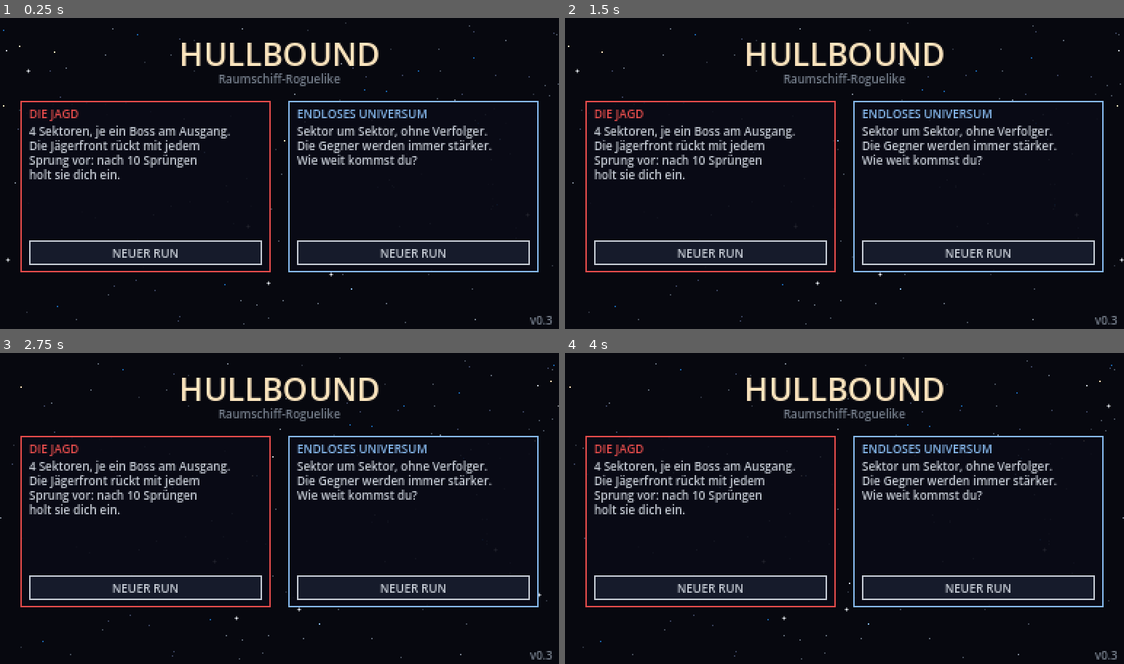
Above: before the commit, frames 1-4 (two rows, left to right).
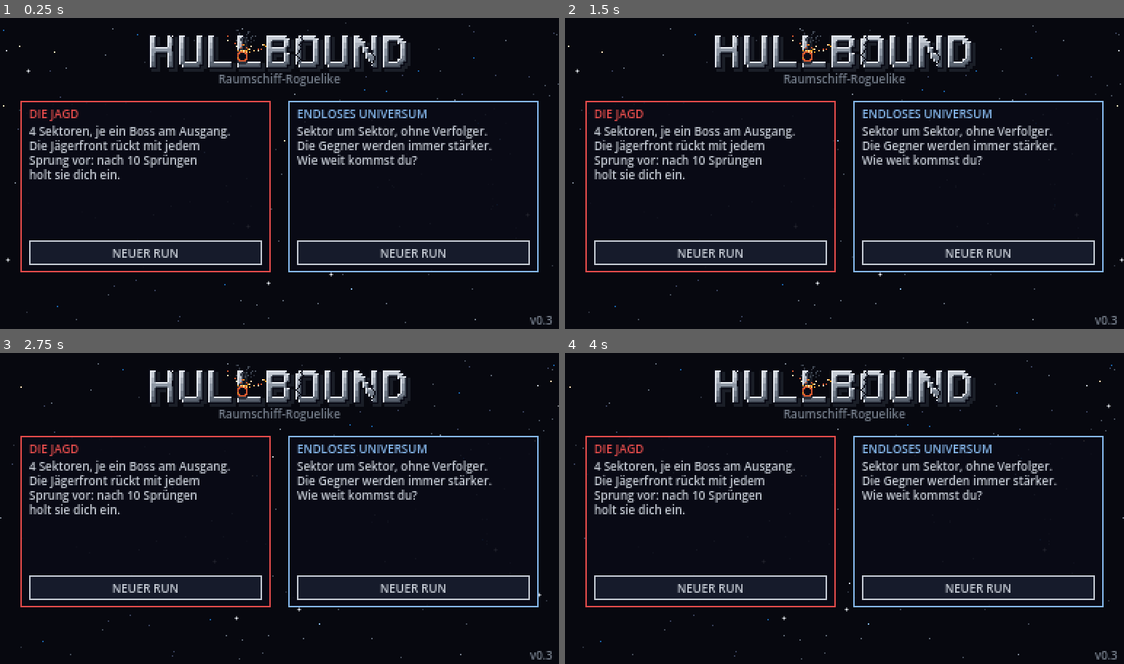
Above: after the commit, the same moments.

Repository: fkroczak/Driftline
Game: Godot game, scene res://scenes/title.tscn
Two runs of this game, one before a commit and one after it. Both use one fixed random seed, a clock stepped at 60 frames per second and the inputs below.
Inputs (mouse positions are in pixels of both pictures, inside the frame that each line leads up to):
- Up to frame 1 (0.25 s): no input
- Up to frame 2 (1.5 s): tap Enter at 0.5 s; drag from (844, 173) to (900, 105) at 0.52 s; drag from (732, 189) to (816, 235) at 1.27 s
- Up to frame 3 (2.75 s): move the mouse to (335, 440) at 2.02 s; click (335, 440) at 2.17 s
- Up to frame 4 (4 s): drag from (816, 570) to (676, 461) at 2.77 s; move the mouse to (1012, 555) at 3.52 s; click (1012, 555) at 3.67 s; tap Space at 3.77 s

The runs differ from the first frame. In frame 1, 2.9% of the frame differs, in the area x 26-73%, y 3-17%; in frame 2, 2.9%; in frame 3, 2.9%; in frame 4, 2.9%, in the area x 26-73%, y 3-18%.

Commit message:
Hauptmenü zeigt das neue Pixel-Logo statt des Text-Titels
Co-Authored-By: Claude Opus 5.5 <noreply@anthropic.com>
Claude-Session: https://claude.ai/code/session_01U2KC5noQvKy2afyuxDzj3V

Diff:
--- a/game/scripts/title_screen.gd
+++ b/game/scripts/title_screen.gd
@@ -3,7 +3,7 @@
 ## und „Neuer Run“. Ein neuer Run überschreibt einen gespeicherten erst nach einem zweiten Antippen.
 
 const CARD := Vector2(172, 118)
-const COLOR_TITLE := Color("#FDE6BF")
+const LOGO := preload("res://assets/ui/logo.png")
 const MODES := [
 	{"id": RunState.MODE_HUNT, "name": "DIE JAGD", "color": Color("#E24B4A"),
 		"text": ["4 Sektoren, je ein Boss am Ausgang.", "Die Jägerfront rückt mit jedem", "Sprung vor: nach 10 Sprüngen", "holt sie dich ein."]},
@@ -33,9 +33,7 @@
 
 
 func _draw() -> void:
-	var title := "HULLBOUND"
-	var tw := HudStyle.text_width(title, 22)
-	HudStyle.text(self, Vector2(roundf((size.x - tw) / 2.0), 34), title, COLOR_TITLE, -1, 22)
+	draw_texture(LOGO, Vector2(roundf((size.x - LOGO.get_width()) / 2.0), 9))
 	var sub := "Raumschiff-Roguelike"
 	HudStyle.text(self, Vector2(roundf((size.x - HudStyle.text_width(sub)) / 2.0), 46), sub, HudStyle.COLOR_DIM)
 	_buttons.clear()
Binary file added: game/assets/ui/logo.png
Not shown, added: game/assets/ui/logo.png.import
